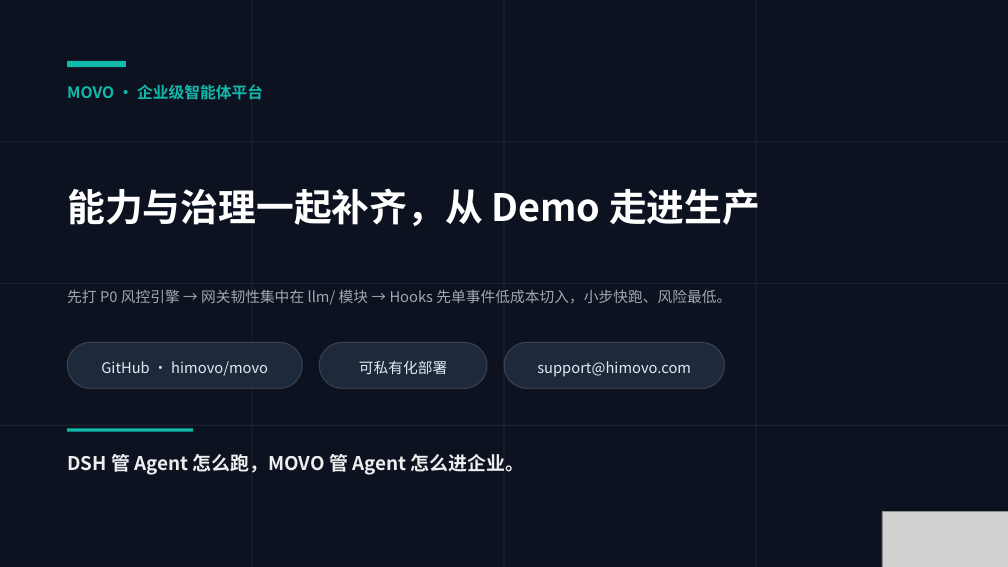
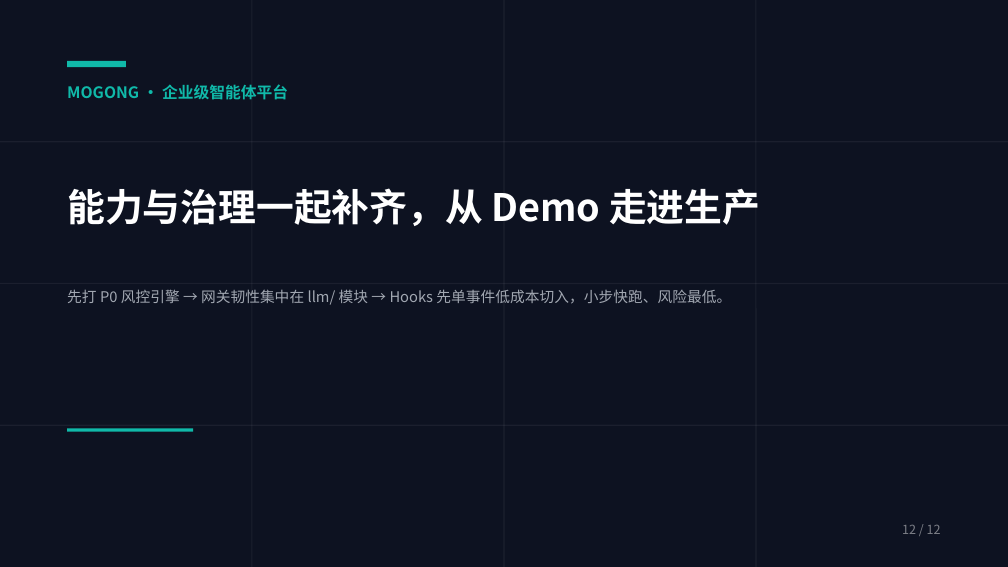
Before and after one commit to cooper2006/mogo, a slide deck: slide 12 of docs/movo-intro-v3.pptx. Drawn at 1008x567 pixels with LibreOffice and Linux fonts; fonts in the diff are those of the drawing; grey boxes stand for pictures. Boxes give left, top, right and bottom in pixels: in the first picture for what was removed or moved away, otherwise in the second. Text is boxed around its words. In the diff, an @@ line names an element or a change of style, - is before the commit and + after.

```diff
--- a/docs/movo-intro-v3.pptx
+++ b/docs/movo-intro-v3.pptx
@@ text at box(67, 84, 288, 100): text changed @@
-MOVO · 企业级智能体平台
+MOGONG · 企业级智能体平台
@@ rounded rectangle removed at box(67, 343, 302, 389) @@
@@ rounded rectangle removed at box(319, 343, 487, 389) @@
@@ rounded rectangle removed at box(504, 343, 725, 389) @@
@@ text removed at box(101, 361, 268, 376) @@
-GitHub · himovo/movo
@@ text removed at box(359, 360, 447, 374) @@
-可私有化部署
@@ text removed at box(537, 361, 691, 377) @@
-support@himovo.com
@@ text removed at box(67, 450, 524, 475) @@
-DSH 管 Agent 怎么跑，MOVO 管 Agent 怎么进企业。
@@ picture removed at box(882, 512, 1008, 567) @@
@@ text added at box(902, 525, 941, 534), 12 pt, text #FFFFFF at 45% opacity @@
+12 / 12
```
Also in this commit, not shown: 11 other slides changed, 7 other files.
